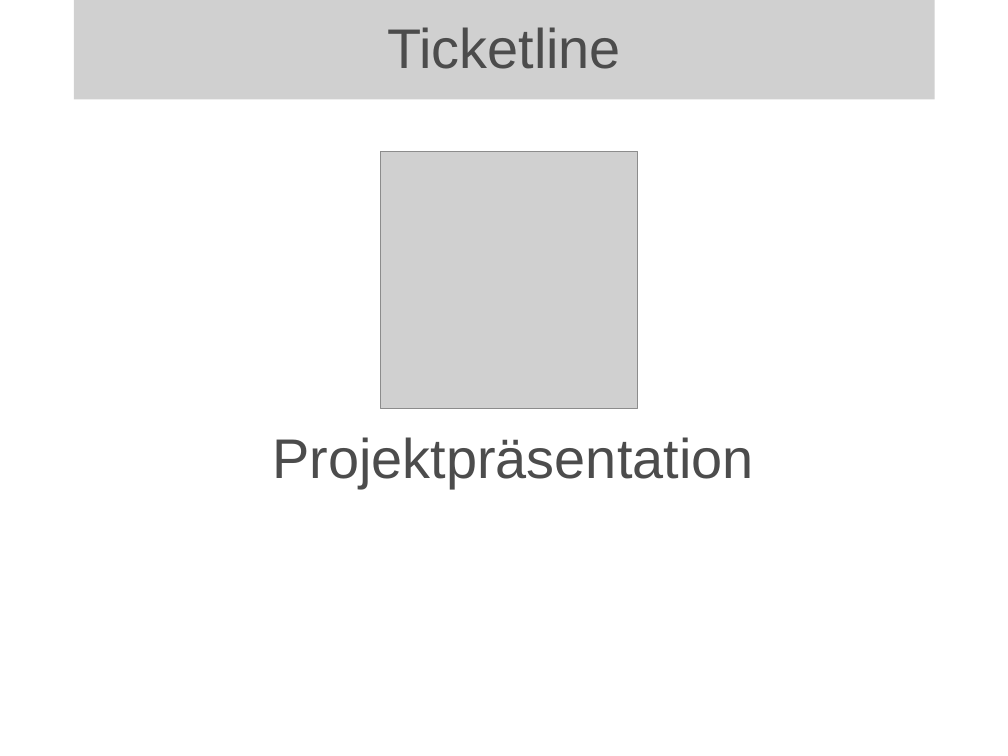
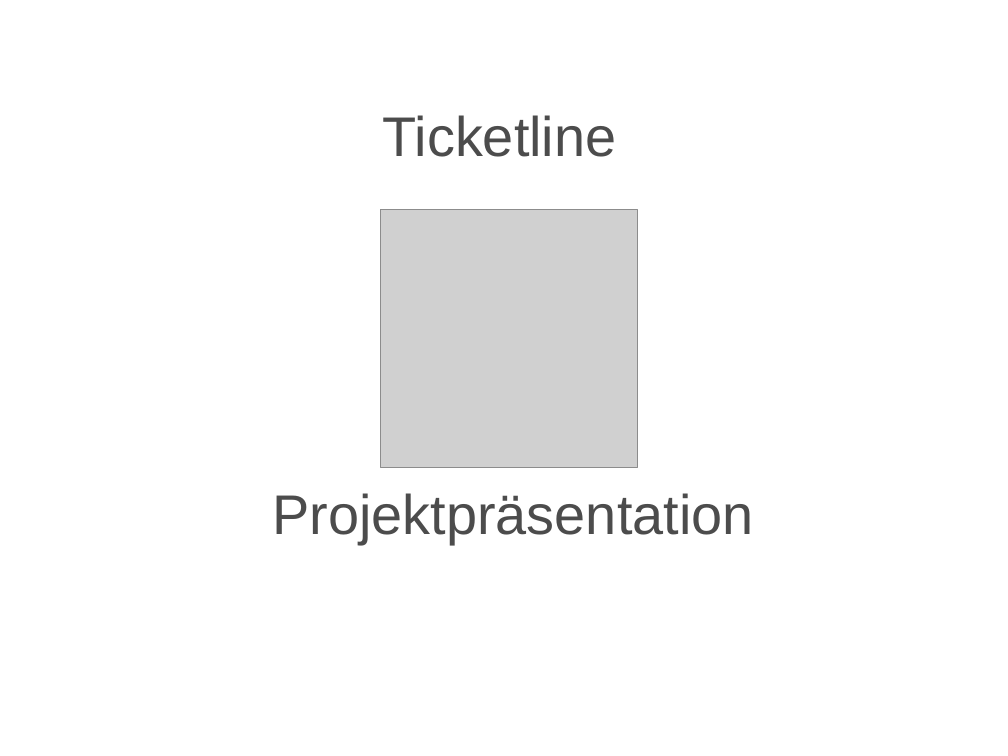
Before and after one commit to BackupTheBerlios/ticketline4032-svn, a slide deck: slide 14 of trunk/Dokumente/Allgemein/Projektmanagement/Statusbericht/mr2_folien.ppt. Drawn at 1008x756 pixels with LibreOffice and Linux fonts; fonts in the diff are those of the drawing; grey boxes stand for pictures; background and template pictures are left out. Boxes give left, top, right and bottom in pixels: in the first picture for what was removed or moved away, otherwise in the second. Text is boxed around its words. In the diff, an @@ line names an element or a change of style, - is before the commit and + after.

```diff
--- a/trunk/Dokumente/Allgemein/Projektmanagement/Statusbericht/mr2_folien.ppt
+++ b/trunk/Dokumente/Allgemein/Projektmanagement/Statusbericht/mr2_folien.ppt
@@ picture removed at [74,0,935,100] @@
-Ticketline
@@ title added at [383,115,617,157], 44 pt, text #4C4C4C @@
+Ticketline
@@ picture: place and size @@
-picture at [381,151,638,408]
+picture at [381,210,638,467]
@@ text "Projektpräsentation": place and size @@
-text "Projektpräsentation" at [272,437,753,488]
+text "Projektpräsentation" at [272,493,753,544]
```
Also in this commit, not shown: 11 other slides changed.
